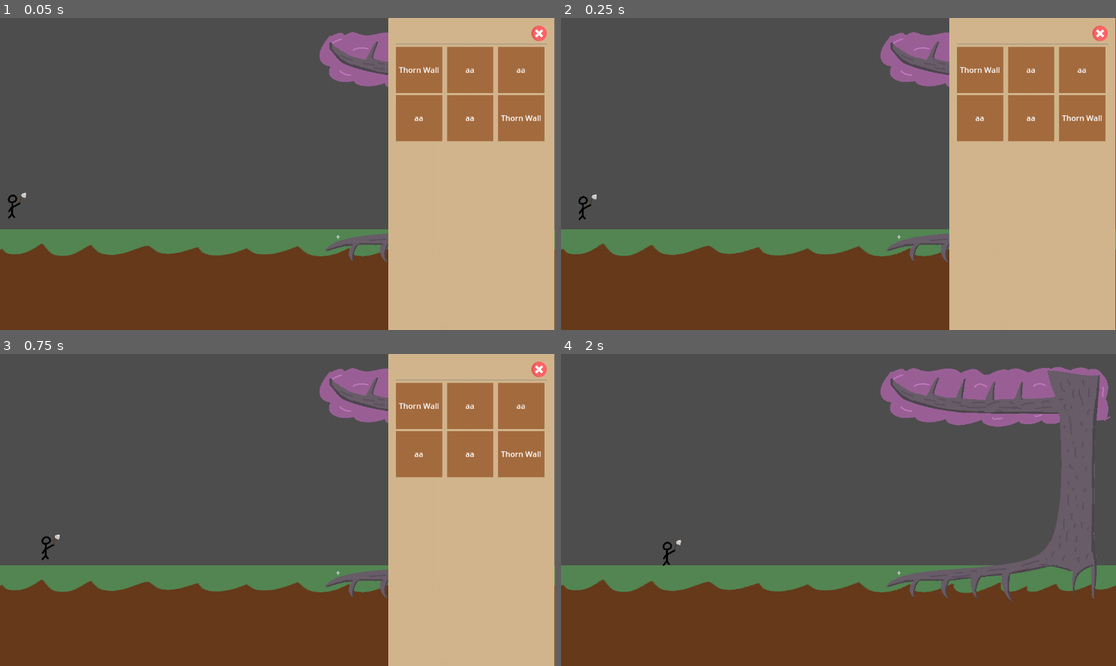
Above: before the commit, frames 1-4 (two rows, left to right).
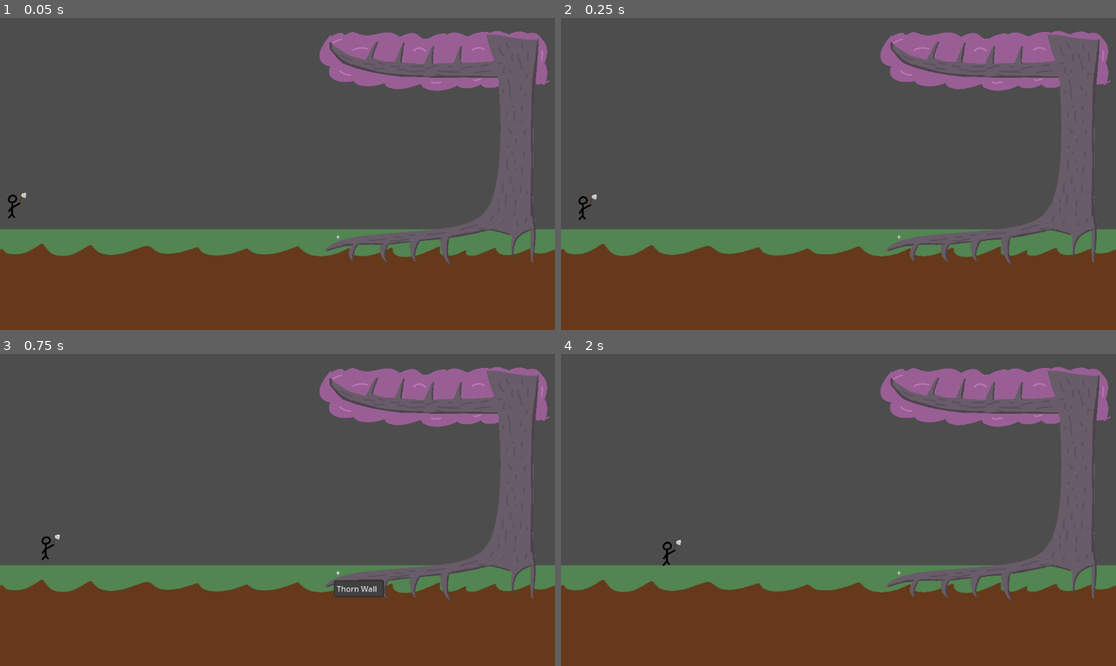
Above: after the commit, the same moments.

Repository: theghastlytuna/Broot_Force
Game: Godot game, scene res://Scenes/Overworld.tscn
Two runs of this game, one before a commit and one after it. Both use one fixed random seed, a clock stepped at 60 frames per second and the inputs below. This scene is started directly instead of the project's main scene. The engine's default icon, where the game draws it, is replaced by a stand-in: a white triangle on a blue panel in a dark square.
Inputs (mouse positions are in pixels of both pictures, inside the frame that each line leads up to):
- Up to frame 1 (0.05 s): no input
- Up to frame 2 (0.25 s): no input
- Up to frame 3 (0.75 s): click "+" at 0.5 s
- Up to frame 4 (2 s): click (1099, 369) at 1.27 s

The runs differ from the first frame. In frame 1, 30% of the frame differs, in the area x 69-100%, y 0-100%; in frame 2, 30%; in frame 3, 30%, in the area x 60-100%, y 0-100%; in frame 4, nothing differs.

Commit message:
push

Diff:
--- a/Scenes/Overworld.tscn
+++ b/Scenes/Overworld.tscn
@@ -170,6 +170,7 @@
 shape = SubResource("RectangleShape2D_fs4w2")
 
 [node name="Control" type="Control" parent="."]
+visible = false
 layout_mode = 3
 anchors_preset = 15
 anchor_right = 1.0
--- a/Scenes/TestHumanSkeleton.tscn
+++ b/Scenes/TestHumanSkeleton.tscn
@@ -1,5 +1,6 @@
-[gd_scene load_steps=4 format=3 uid="uid://bo1ek3hbsh1i0"]
-
+[gd_scene load_steps=5 format=3 uid="uid://bo1ek3hbsh1i0"]
+
+[ext_resource type="Texture2D" uid="uid://73qddd2nftm7" path="res://Art Assets/Textures/Temporary/ground.png" id="1_6k8md"]
 [ext_resource type="Texture2D" uid="uid://ysfnqcwkk8uj" path="res://Art Assets/Textures/Temporary/HumanTex.png" id="1_a7l3s"]
 
 [sub_resource type="Animation" id="Animation_m6mb3"]
@@ -13,10 +14,10 @@
 tracks/0/interp = 1
 tracks/0/loop_wrap = true
 tracks/0/keys = {
-"times": PackedFloat32Array(0, 1, 1.5, 2),
-"transitions": PackedFloat32Array(1, 1, 1, 1),
-"update": 0,
-"values": [-0.436332, 0.0, 0.261799, 0.436332]
+"times": PackedFloat32Array(0, 0.5, 1, 1.5, 2, 3.5, 4),
+"transitions": PackedFloat32Array(1, 1, 1, 1, 1, 1, 1),
+"update": 0,
+"values": [-0.436332, -0.523599, 0.0, 0.261799, 0.436332, -0.436332, -0.436332]
 }
 tracks/1/type = "value"
 tracks/1/imported = false
@@ -25,10 +26,10 @@
 tracks/1/interp = 1
 tracks/1/loop_wrap = true
 tracks/1/keys = {
-"times": PackedFloat32Array(0, 0.5, 2),
-"transitions": PackedFloat32Array(1, 1, 1),
-"update": 0,
-"values": [0.0, 0.436332, 0.249333]
+"times": PackedFloat32Array(0, 0.5, 1, 1.5, 2, 2.5, 3, 3.5, 4),
+"transitions": PackedFloat32Array(1, 1, 1, 1, 1, 1, 1, 1, 1),
+"update": 0,
+"values": [0.0, 0.610865, 0.261799, 0.261799, 0.0872665, 0.436332, 0.610865, 0.174533, 0.0]
 }
 tracks/2/type = "value"
 tracks/2/imported = false
@@ -37,10 +38,10 @@
 tracks/2/interp = 1
 tracks/2/loop_wrap = true
 tracks/2/keys = {
-"times": PackedFloat32Array(0, 1, 1.5, 2),
-"transitions": PackedFloat32Array(1, 1, 1, 1),
-"update": 0,
-"values": [0.436332, 0.0872665, -0.436332, -0.436332]
+"times": PackedFloat32Array(0, 1, 1.5, 2, 2.5, 3, 3.5, 4),
+"transitions": PackedFloat32Array(1, 1, 1, 1, 1, 1, 1, 1),
+"update": 0,
+"values": [0.436332, -0.174533, -0.436332, -0.436332, -0.436332, -0.174533, 0.261799, 0.436332]
 }
 tracks/3/type = "value"
 tracks/3/imported = false
@@ -49,10 +50,22 @@
 tracks/3/interp = 1
 tracks/3/loop_wrap = true
 tracks/3/keys = {
-"times": PackedFloat32Array(0, 0.5, 2),
-"transitions": PackedFloat32Array(1, 1, 1),
-"update": 0,
-"values": [0.0, 0.436332, 0.436332]
+"times": PackedFloat32Array(0, 0.5, 1.5, 2, 2.5, 3, 3.5, 4),
+"transitions": PackedFloat32Array(1, 1, 1, 1, 1, 1, 1, 1),
+"update": 0,
+"values": [0.0, 0.436332, 0.145444, 0.0, 0.785398, 0.349066, 0.174533, 0.0]
+}
+tracks/4/type = "value"
+tracks/4/imported = false
+tracks/4/enabled = true
+tracks/4/path = NodePath("Skeleton2D/Hip:position")
+tracks/4/interp = 1
+tracks/4/loop_wrap = true
+tracks/4/keys = {
+"times": PackedFloat32Array(0, 1, 2, 3, 4),
+"transitions": PackedFloat32Array(1, 1, 1, 1, 1),
+"update": 0,
+"values": [Vector2(0, 0), Vector2(0, -25), Vector2(0, 0), Vector2(0, -25), Vector2(0, 0)]
 }
 
 [sub_resource type="AnimationLibrary" id="AnimationLibrary_xlfy0"]
@@ -62,6 +75,10 @@
 
 [node name="Node2D" type="Node2D"]
 
+[node name="Sprite2D" type="Sprite2D" parent="."]
+position = Vector2(17, 481)
+texture = ExtResource("1_6k8md")
+
 [node name="Parts" type="Node2D" parent="."]
 
 [node name="Spine" type="Polygon2D" parent="Parts"]
@@ -155,9 +172,10 @@
 bones = ["Hip", PackedFloat32Array(0, 0, 0, 0), "Hip/Spine", PackedFloat32Array(0, 0, 0, 0), "Hip/Spine/Head", PackedFl …(809 unchanged characters)…
 
 [node name="Skeleton2D" type="Skeleton2D" parent="."]
+visible = false
 
 [node name="Hip" type="Bone2D" parent="Skeleton2D"]
-position = Vector2(527, 386)
+position = Vector2(0, -4.91324)
 rest = Transform2D(1, 0, 0, 1, 527, 386)
 
 [node name="Spine" type="Bone2D" parent="Skeleton2D/Hip"]
@@ -202,12 +220,14 @@
 rest = Transform2D(1, 0, 0, 1, 0, 90)
 
 [node name="UpperLegR" type="Bone2D" parent="Skeleton2D/Hip"]
-rotation = 0.436332
+rotation = 0.36773
+scale = Vector2(1, 1)
 rest = Transform2D(1, 0, 0, 1, 0, 0)
 
 [node name="LowerLegR" type="Bone2D" parent="Skeleton2D/Hip/UpperLegR"]
 position = Vector2(0, 119)
-rotation = 0.249333
+rotation = 0.155868
+scale = Vector2(1, 1)
 rest = Transform2D(1, 0, 0, 1, 0, 119)
 
 [node name="FootR" type="Bone2D" parent="Skeleton2D/Hip/UpperLegR/LowerLegR"]
@@ -220,7 +240,7 @@
 
 [node name="LowerLegL" type="Bone2D" parent="Skeleton2D/Hip/UpperLegL"]
 position = Vector2(0, 119)
-rotation = 0.436332
+rotation = 0.0571681
 rest = Transform2D(1, 0, 0, 1, 0, 119)
 
 [node name="FootL" type="Bone2D" parent="Skeleton2D/Hip/UpperLegL/LowerLegL"]
--- a/Scripts/Spawner.gd
+++ b/Scripts/Spawner.gd
@@ -2,10 +2,16 @@
 
 var noiseX : FastNoiseLite
 var noiseY : FastNoiseLite
+##This is where you choose what will spawn, and with what frequency.
+##The Dictionary's values are a Vector2, and a Resource.
+##Everytime the spawner finds a place where a resource should spawn, it picks a random number between 0-100 to determine which resource will spawn in that location.
+##The Vector2 respresents the range in which the random number must be between (min and max are inclusive) in order for that resource to spawn.
+##The resource is the resource that will be instantiated in that location.
 @export var resourceDictionary : Dictionary#Vector2(min,max),Resource
-#the vector2 will describe the range from which a resource can be spawned in from.
-#for example, Vector2(0 (inclusive),5(inclusive) will spawn the object if the random % is between 0-5
+
+##How many pixels the newly spawned resource can be from Y=0 (in both the positive and negative directions)
 @export var XSpread : float
+##The node that each newly spawned object will be parented to
 @export var addingParent : Node2D
 
 
Binary file changed: localization/localizations.en.translation
